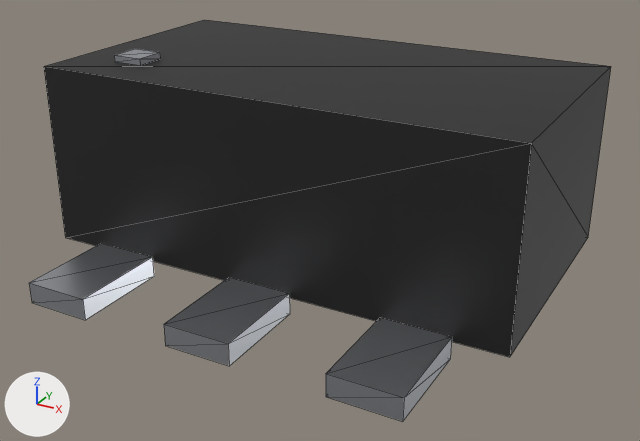
An edit to the glTF model parts/lp2985-sot23-5/lp2985-sot23-5.glb, drawn before and after from the same camera.
Before and after are seen from a 50 mm camera at (0.00243, -0.0045, 0.00246) aimed at (0.00003, -0.00015, 0.00028). The axes (+X, +Y, +Z) are drawn at lower left. The lights are the same throughout. The first picture is the older version. Mesh edges are drawn as thin lines. Where no turn or scale is listed for an object, it has been applied to the vertices. Vertices at exactly the same position are counted once.
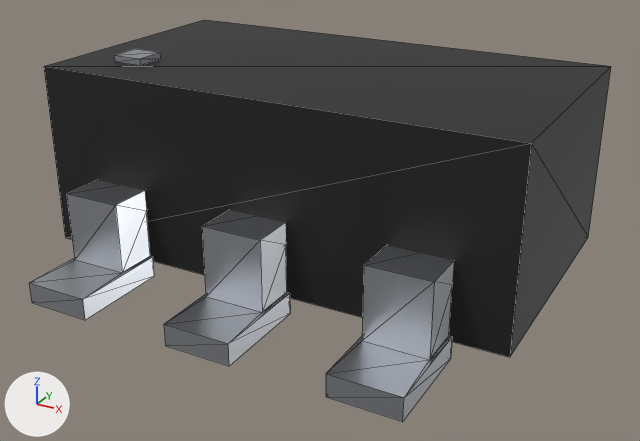
Where the newer file only moved an object's origin or applied its transform, the numbers keep the older frame.

Where the change shows, as pixel boxes [x1, y1, x2, y2] in the pictures (640 x 441 px):
'Mesh_2', reshaped
    before: [29, 243, 452, 421]
    after: [29, 180, 454, 421]
part 1 of me_mesh_2, built on
    before: [33, 243, 452, 397]
    after: [33, 180, 454, 397]

Edits to the bpy script that builds the scene:
```text
Change me_mesh_2:
    used by ob_mesh_2; location = (-0.00095, -0.0011, 0.000065)
    remove me_mesh_2.from_pydata(...)  # 40 vertices, 60 faces; spans x -0.0002..0.0021, y -0.0003..0.0025, z -0.00007..0.00007
    add me_mesh_2.from_pydata(...)  # 110 vertices, 180 faces; spans x -0.0002..0.0021, y -0.0003..0.0025, z -0.00007..0.00049
    me_mesh_2 part 1
    20 faces are deleted
    26 vertices are added at x -0.00018..0.00208, y 0.0003..0.00215, z 0.00006..0.00048
    10 new vertices lie (0.0, 0.0, -0.00013) away from vertices in x -0.0002..0.0021, y 0.0003..0.0019, z 0.00006
    10 new vertices lie (0.0, 0.0, 0.00029) away from vertices in x -0.00018..0.00208, y 0.0003..0.0019, z 0.00006
    6 new vertices lie (0.0, -0.00025, 0.00001) away from vertices in x -0.00018..0.00208, y 0.0003, z 0.00006
    6 new vertices lie (0.0, 0.00026, 0.00013) away from vertices in x -0.00018..0.00208, y 0.0003, z 0.00035
    6 new vertices lie (0.0, 0.00026, 0.0) away from vertices in x -0.00018..0.00208, y 0.0003, z 0.00035
    6 new vertices lie (0.0, -0.00025, 0.00014) away from vertices in x -0.00018..0.00208, y 0.0003, z 0.00035
    140 new faces join them
```
